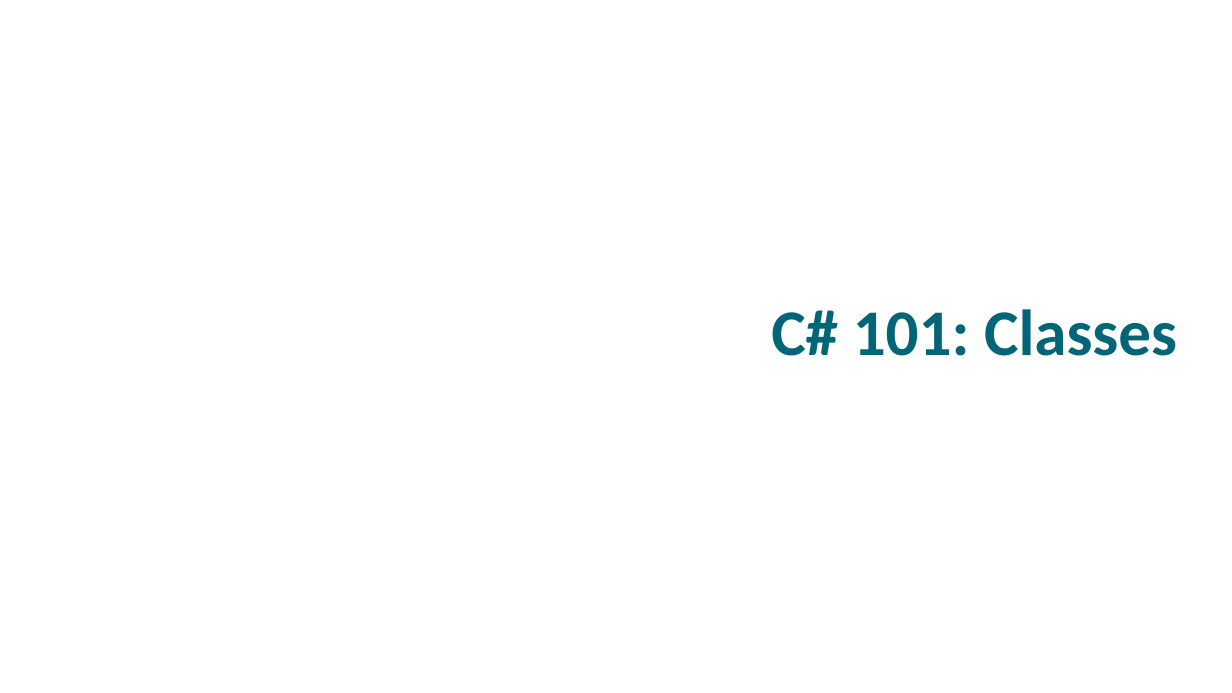
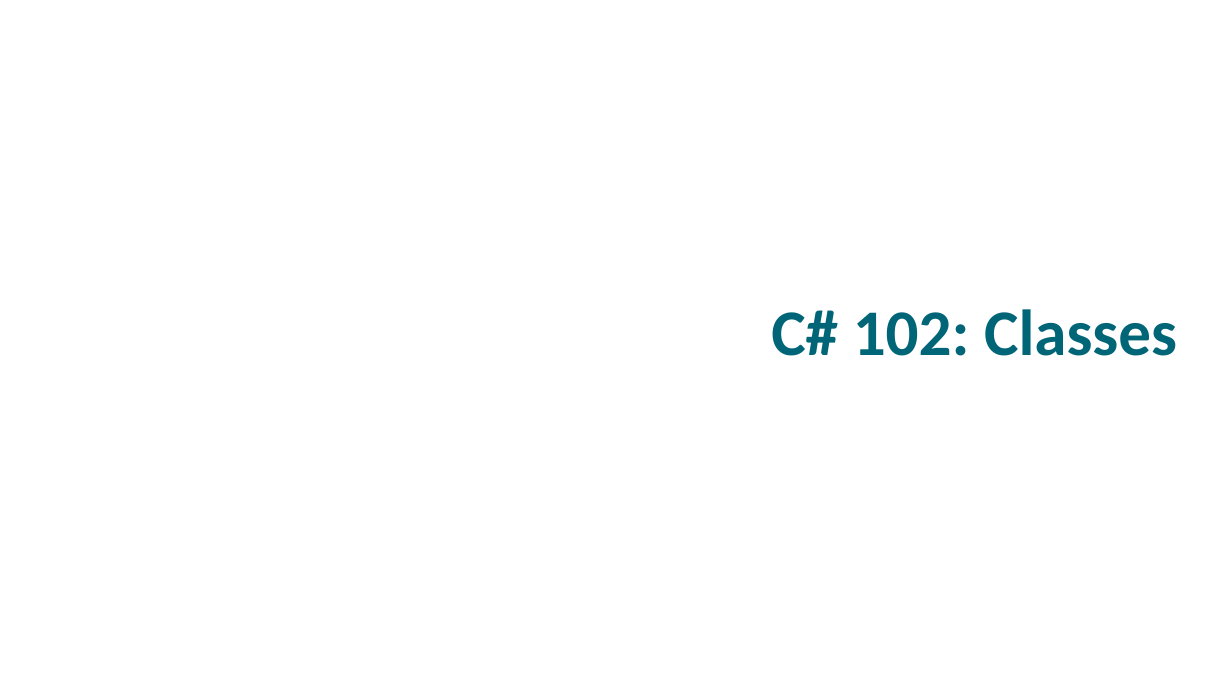
Before and after one commit to ykurdoba/htc-cs-102-tst, a slide deck: slide 1 of Week02/ClassesIntro.pptx. Drawn at 1232x693 pixels with LibreOffice and Linux fonts; fonts in the diff are those of the drawing; background and template pictures are left out. Boxes give left, top, right and bottom in pixels: in the first picture for what was removed or moved away, otherwise in the second. Text is boxed around its words. In the diff, an @@ line names an element or a change of style, - is before the commit and + after.

Commit message:
updated ppt to reflect new class #

```diff
--- a/Week02/ClassesIntro.pptx
+++ b/Week02/ClassesIntro.pptx
@@ text at <box>771,309,1177,356</box>: text changed @@
-C# 101: Classes
+C# 102: Classes
```
